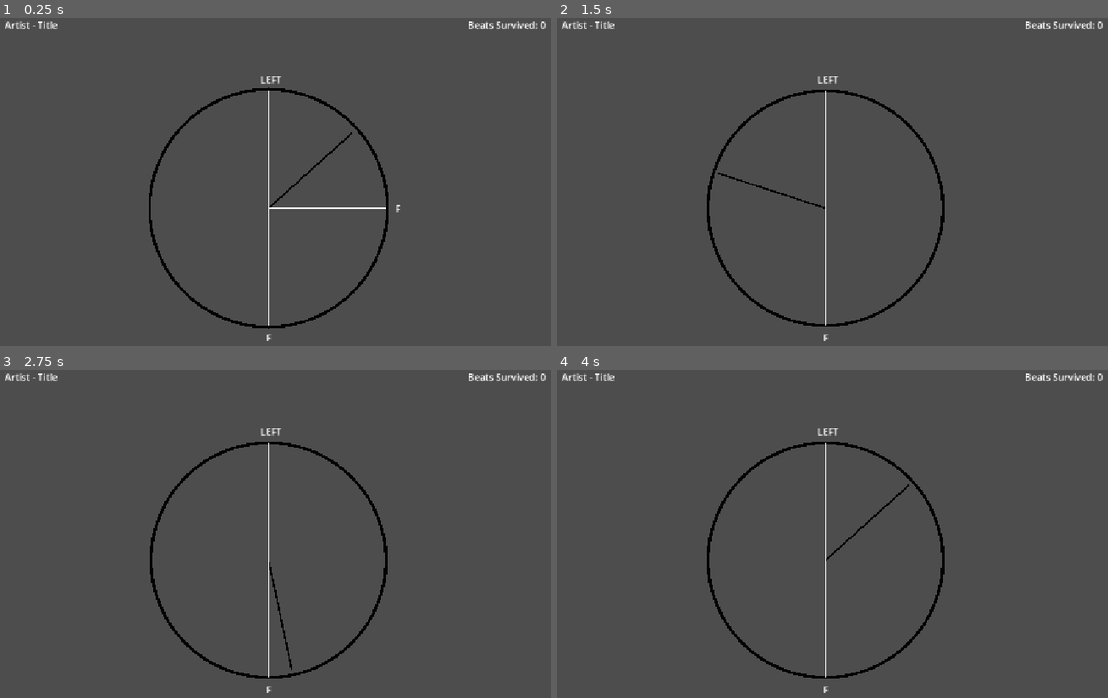
Above: before the commit, frames 1-4 (two rows, left to right).
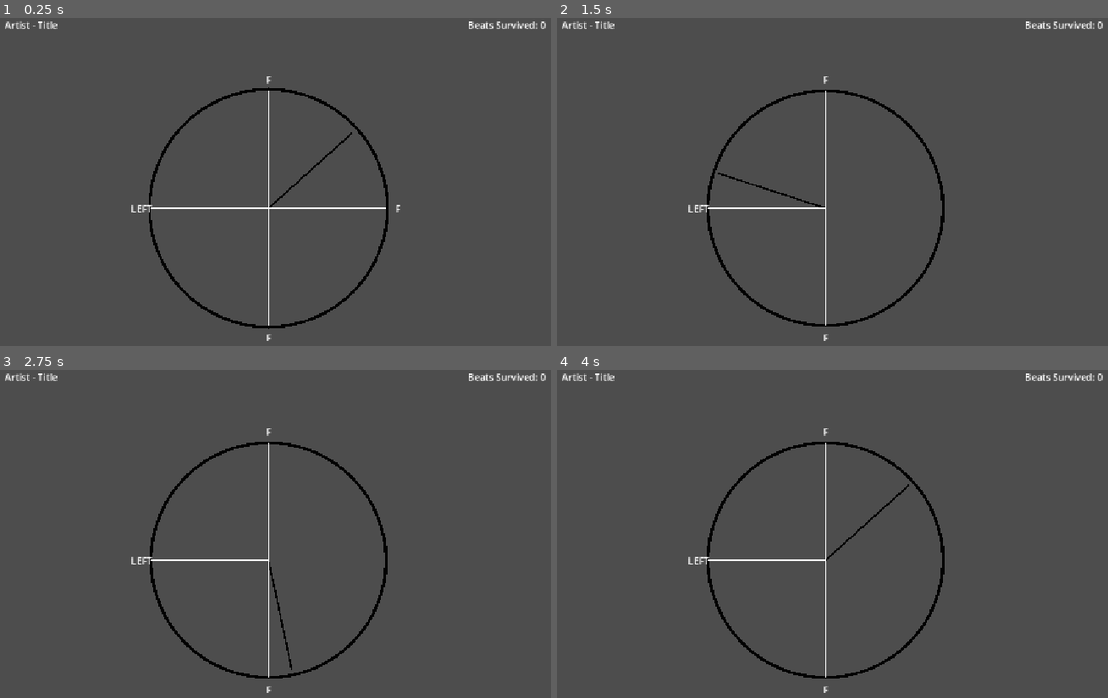
Above: after the commit, the same moments.

Repository: samstokes/jammin
Game: Godot game, scene res://scenes/clock_jam/clock_jam.tscn
The game is run twice, just before and just after one commit, with the same random seed, the same clock (stepped at 60 frames per second) and the same inputs. Sound files missing from this copy of the repository are replaced by a short silence.
Inputs:
- Up to frame 1 (0.25 s): no input
- Up to frame 2 (1.5 s): tap Enter at 0.5 s; hold F (beat_main) 0.53-1.28 s; tap F (beat_main) at 1.35 s
- Up to frame 3 (2.75 s): hold F (beat_main) from 2.03 s (still down)
- Up to frame 4 (4 s): release F (beat_main) at 2.78 s; tap F (beat_main) at 2.85 s; hold F (beat_main) from 3.53 s (still down)

The runs differ from the first frame. In frame 1, 0.2% of the frame differs, in the area x 23-51%, y 17-60%; in frame 2, 0.2%; in frame 3, 0.2%; in frame 4, 0.2%.
Error before the commit: Invalid call. Nonexistent function 'erase' in base 'RefCounted (SpawnedClockNoteData)'. (res://scenes/clock_jam/clock_jam.gd:45)

Commit message:
fixing note deletion in clock_jam.gd

Diff:
--- a/scenes/clock_jam/clock_jam.gd
+++ b/scenes/clock_jam/clock_jam.gd
@@ -39,10 +39,10 @@
 func _on_new_measure(args):
 	print("_on_new_measure: ", args)
 
-	for i in range(current_notes.size() -1, -1, -1):
-		var note = current_notes[i]
-		note.node.queue_free()
-		note.erase()
+	for note in current_notes:
+		if is_instance_valid(note):
+			note.node.queue_free()
+	current_notes.clear()
 	_spawn_four_notes()
 
 
